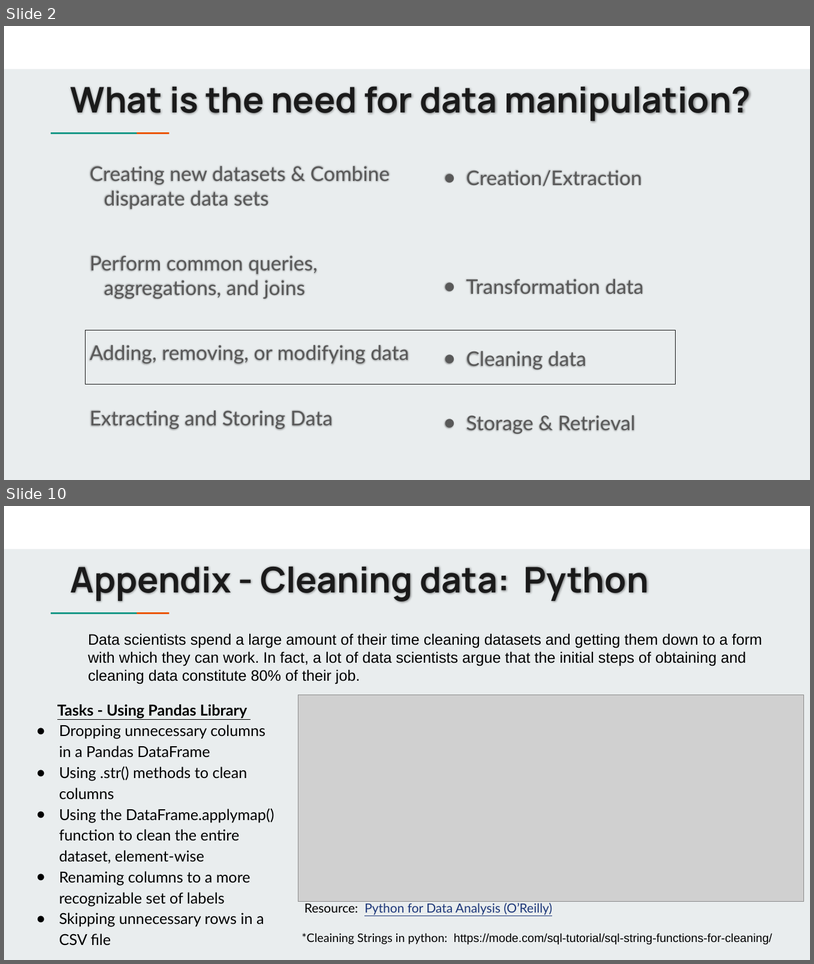
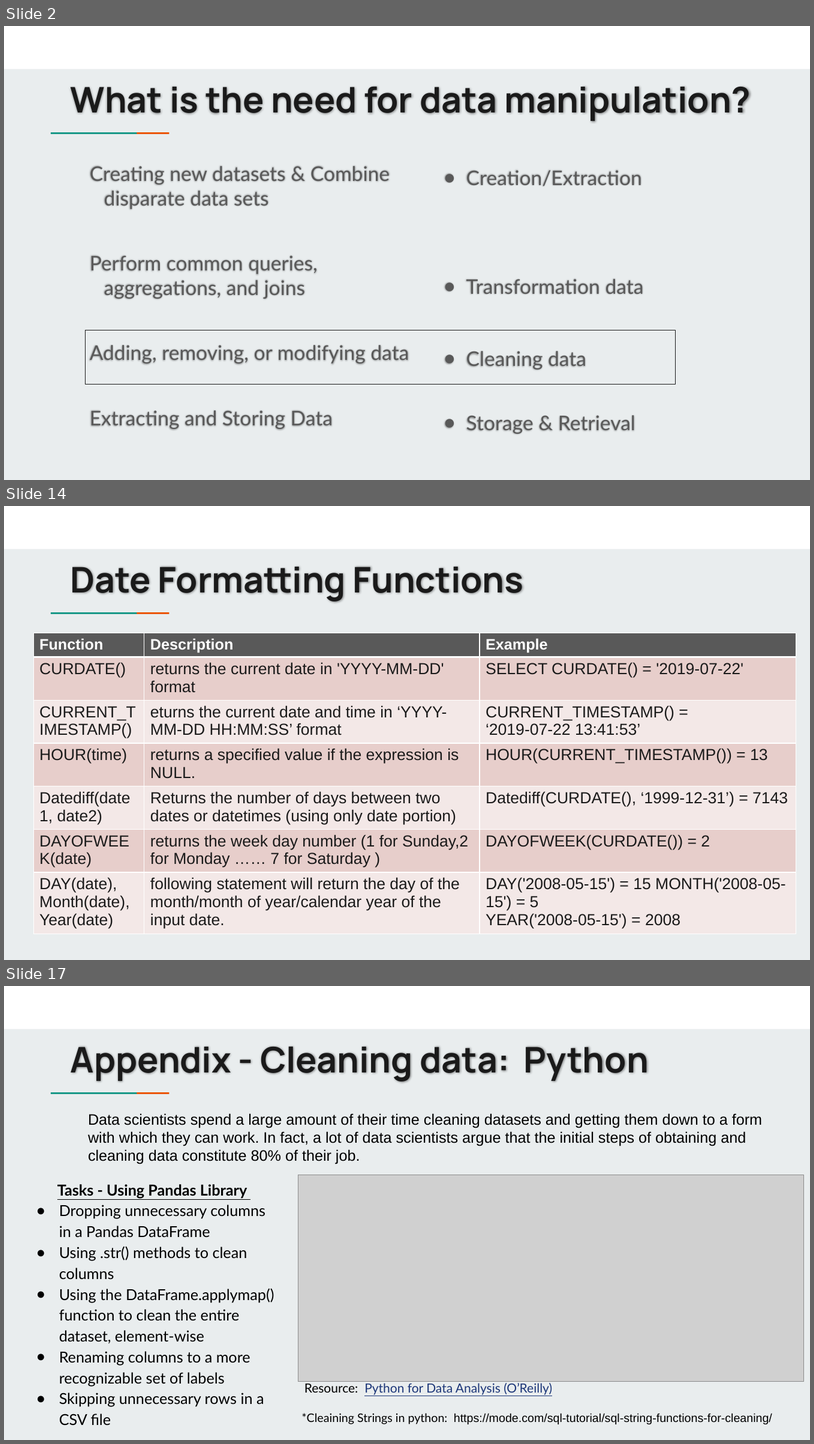
Before and after one commit to jbergmann56/OSDA-DataManipulationAndManagement, a slide deck: Lectures/Cleaning Data Using SQL (5).pptx. Shown one above the other, each under a label of ours: slides 2 and 10 before the commit, slides 2, 14 and 17 after it; the slides between them are not shown. The pictures are 814x964 and 814x1444 pixels, drawn with LibreOffice and Linux fonts; fonts in the diff are those of the drawing; grey boxes stand for pictures. Boxes give left, top, right and bottom in pixels: in the first picture for what was removed or moved away, otherwise in the second. Text is boxed around its words. In the diff, an @@ line names an element or a change of style, - is before the commit and + after.

```diff
--- a/Lectures/Cleaning Data Using SQL (5).pptx
+++ b/Lectures/Cleaning Data Using SQL (5).pptx
@@ slide 14 added at [4,506,810,960], background #E9EDEE; not listed: 3 template elements that a slide beside it also shows @@
@@ title added at [71,566,524,602], 42 pt, text #1A1A1A, bold @@
+Date Formatting Functions
@@ table added at [33,633,797,930], 7 rows, 3 columns @@
+Function | Description | Example
+CURDATE() | returns the current date in 'YYYY-MM-DD' format | SELECT CURDATE() = '2019-07-22'
+CURRENT_TIMESTAMP() | eturns the current date and time in ‘YYYY-MM-DD HH:MM:SS’ format | CURRENT_TIMESTAMP() = ‘2019-07-22 13:41:53’
+HOUR(time) | returns a specified value if the expression is NULL. | HOUR(CURRENT_TIMESTAMP()) = 13
+Datediff(date1, date2) | Returns the number of days between two dates or datetimes (using only date portion) | Datediff(CURDATE(), ‘1999-12-31’) = 7143
+DAYOFWEEK(date) | returns the week day number (1 for Sunday,2 for Monday …… 7 for Saturday ) | DAYOFWEEK(CURDATE()) = 2
+DAY(date), Month(date), / Year(date) | following statement will return the day of the month/month of year/calendar year of the input date. | DAY('2008-05-15') = 15 MONTH('2008-05-15') = 5 / YEAR('2008-05-15') = 2008
@@ what was slide 10 is now slide 17 @@
```
Also in this commit, not shown: 4 slides changed, 9 other slides added, 3 slides removed, 9 other files.
